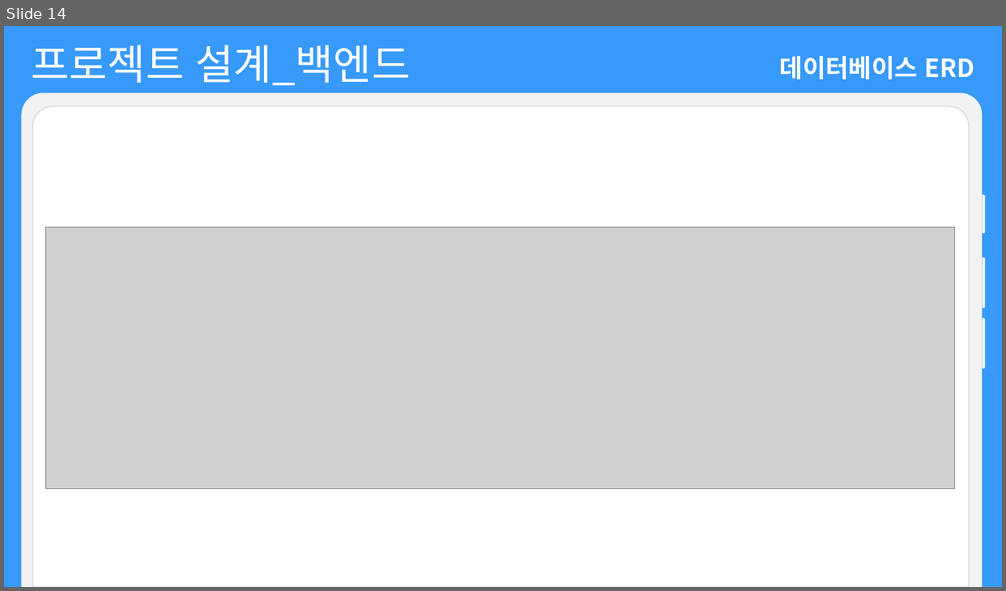
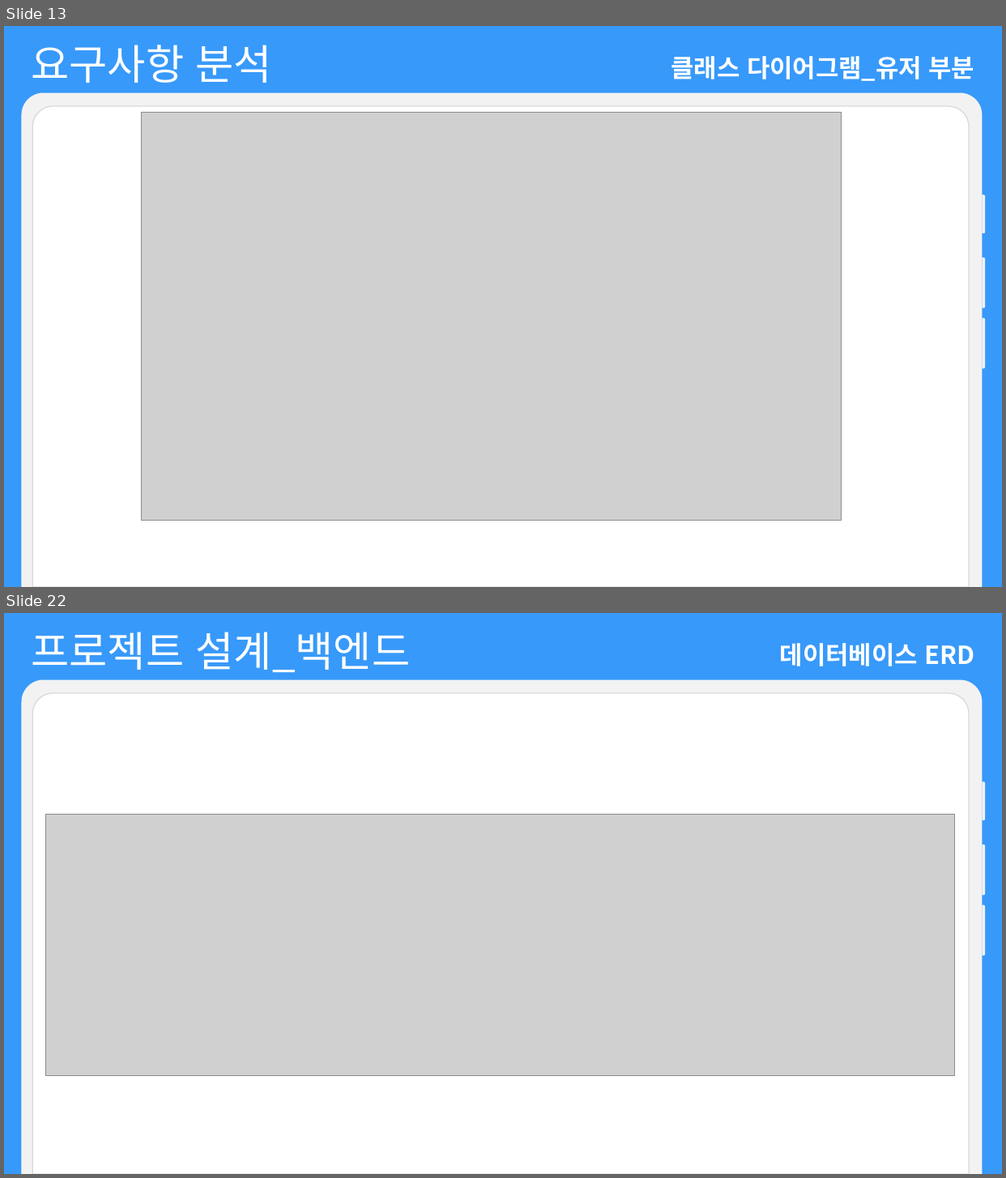
Before and after one commit to choign3123/SE_7, a slide deck: 발표/소프트웨어공학 발표_gn.pptx. Shown one above the other, each under a label of ours: slide 14 before the commit, slides 13 and 22 after it; the slides between them are not shown. The pictures are 1006x591 and 1006x1178 pixels, drawn with LibreOffice and Linux fonts; fonts in the diff are those of the drawing; grey boxes stand for pictures. Boxes give left, top, right and bottom in pixels: in the first picture for what was removed or moved away, otherwise in the second. Text is boxed around its words. In the diff, an @@ line names an element or a change of style, - is before the commit and + after.

```diff
--- a/발표/소프트웨어공학 발표_gn.pptx
+++ b/발표/소프트웨어공학 발표_gn.pptx
@@ slide 13 added at [4,26,1002,587], background #3799FA @@
@@ text added at [32,45,272,83], 40 pt, text #FFFFFF @@
+요구사항 분석
@@ text added at [671,56,975,81], 24 pt, text #FFFFFF, bold @@
+클래스 다이어그램_유저 부분
@@ group added at [21,92,986,587]: 5 round same rects @@
@@ picture added at [141,112,842,520] @@
@@ what was slide 14 is now slide 22 @@
```
Also in this commit, not shown: 38 slides changed, 19 other slides added, 5 slides removed.
